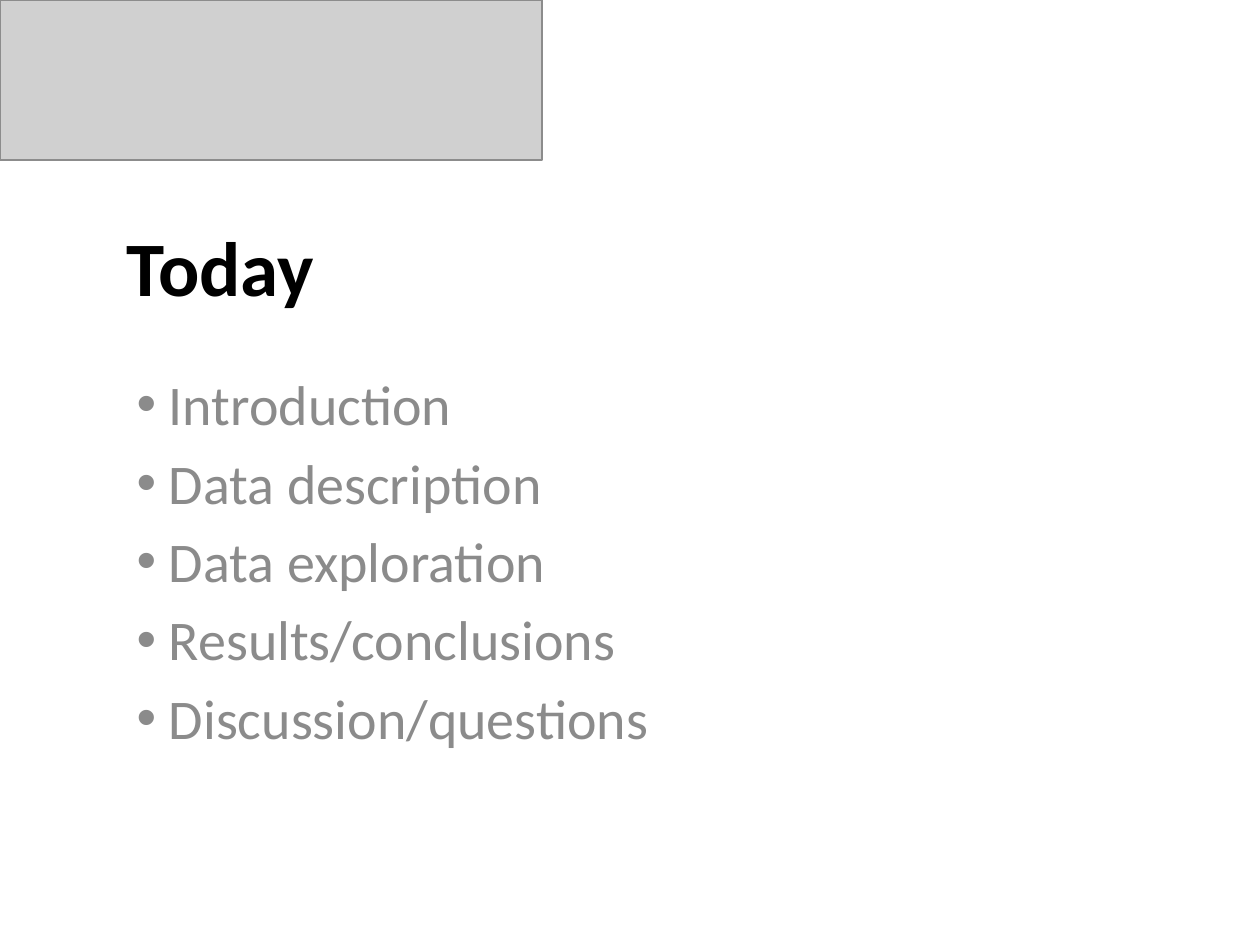
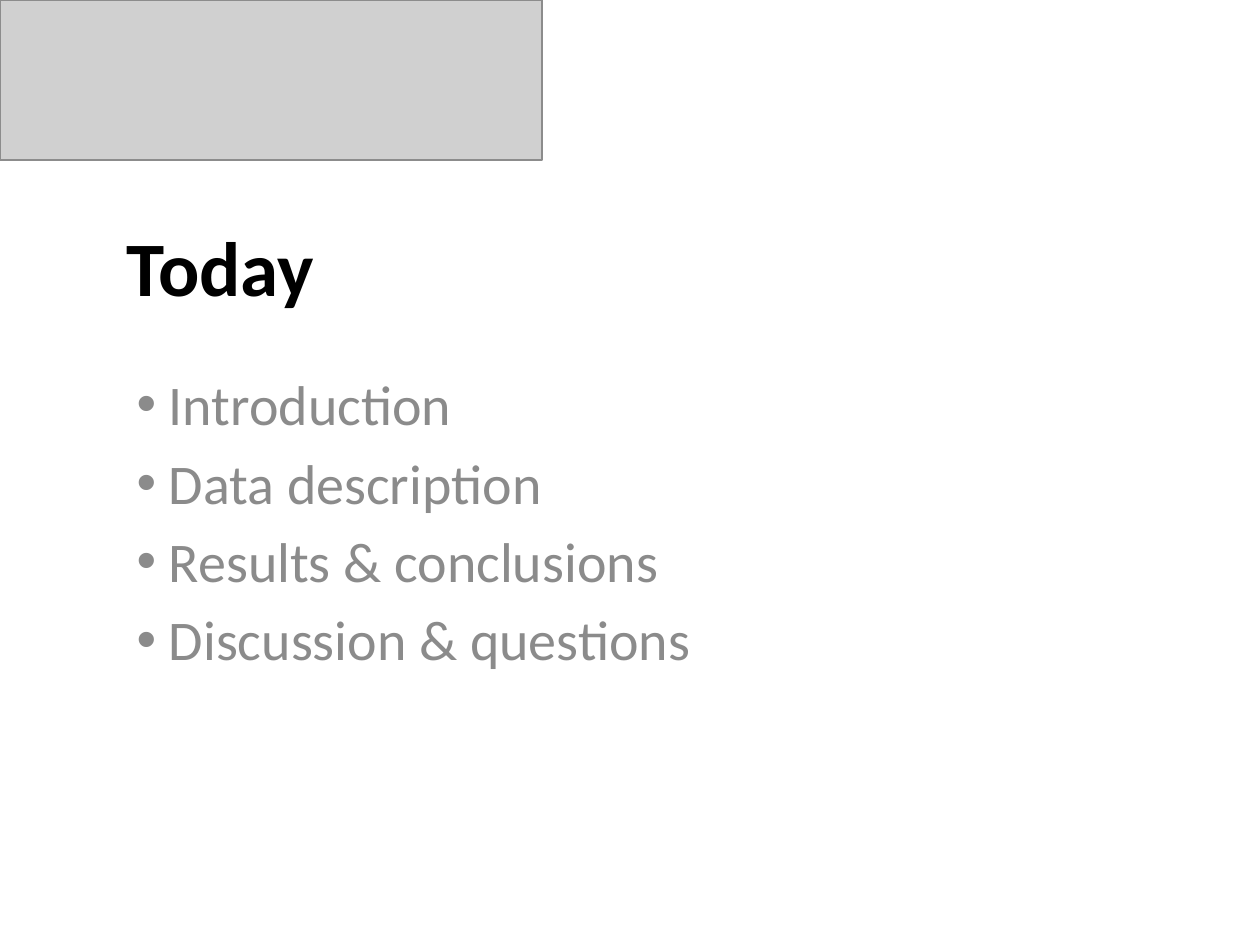
Before and after one commit to JesseSchouten/Project_Big_Data, a slide deck: slide 2 of Report/Presentation.pptx. Drawn at 1260x945 pixels with LibreOffice and Linux fonts; fonts in the diff are those of the drawing; grey boxes stand for pictures. Boxes give left, top, right and bottom in pixels: in the first picture for what was removed or moved away, otherwise in the second. Text is boxed around its words. In the diff, an @@ line names an element or a change of style, - is before the commit and + after.

```diff
--- a/Report/Presentation.pptx
+++ b/Report/Presentation.pptx
@@ subtitle at bbox=[169, 543, 690, 669]: text changed @@
-• Data exploration
-• Results/conclusions
-• Discussion/questions
+• Results & conclusions
+• Discussion & questions
```
Also in this commit, not shown: 2 other slides changed, 9 slides added, 5 slides removed, 1 other file.
